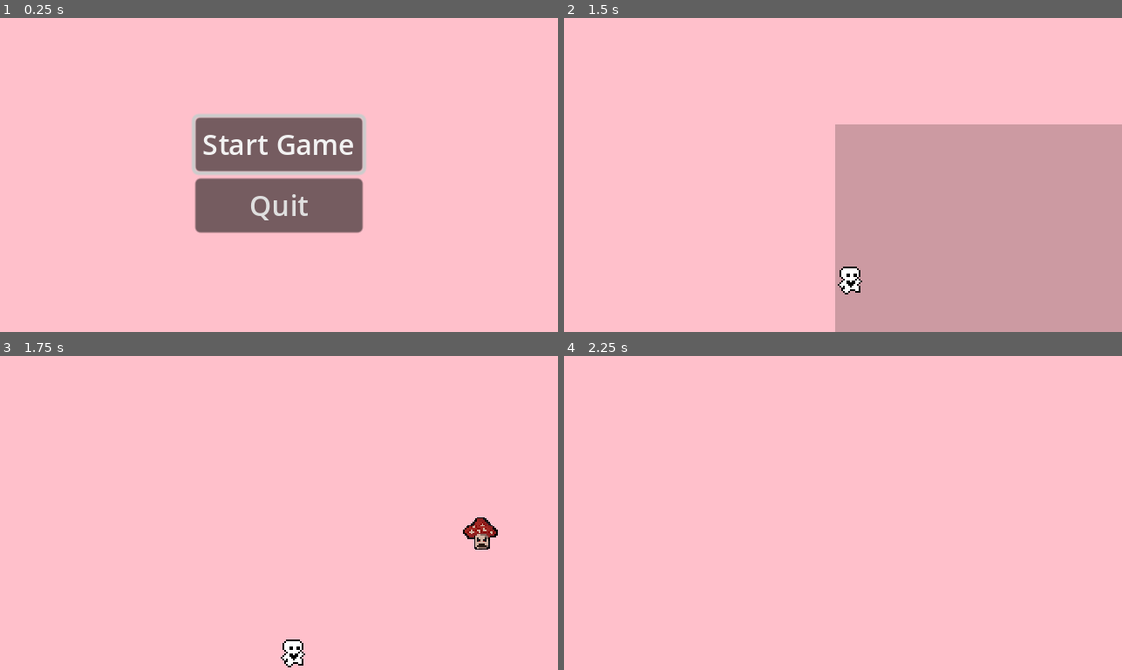
Above: before the commit, frames 1-4 (two rows, left to right).
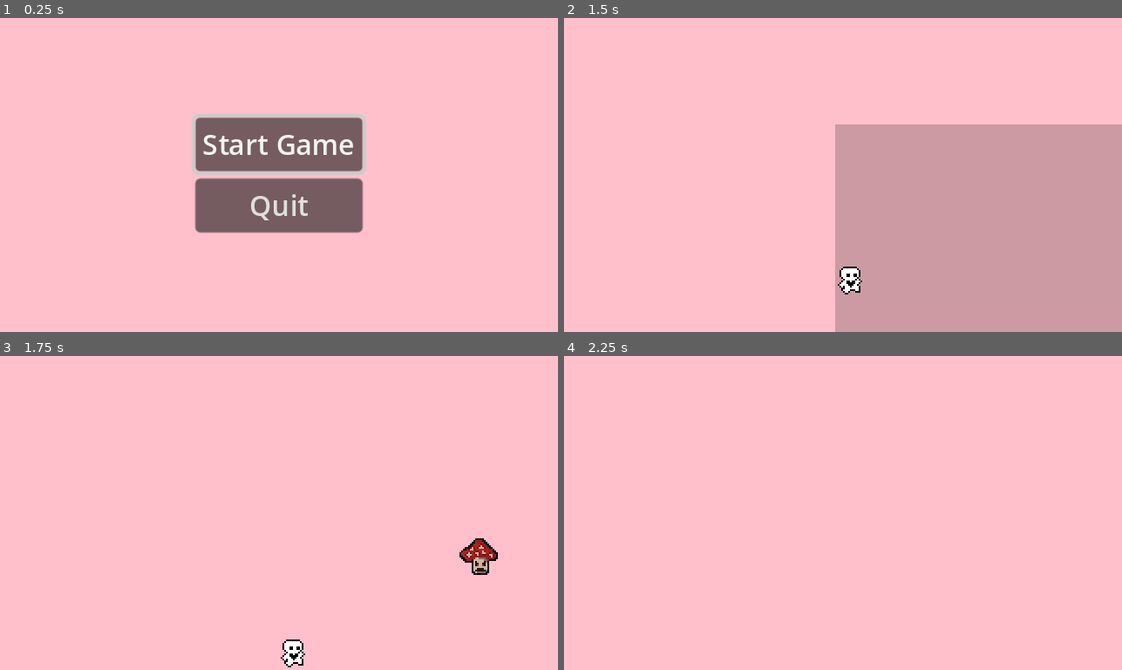
Above: after the commit, the same moments.

Repository: alwong18/AnimalExplorer
Game: Godot game, scene res://Scenes/start_menu.tscn
The game is run twice, just before and just after one commit, with the same random seed, the same clock (stepped at 60 frames per second) and the same inputs.
Inputs:
- Up to frame 1 (0.25 s): no input
- Up to frame 2 (1.5 s): click "Start Game" at 0.5 s; hold Right (move_right) from 1.28 s (still down)
- Up to frame 3 (1.75 s): keep holding Right (move_right); tap Up (move_up) at 1.52 s
- Up to frame 4 (2.25 s): keep holding Right (move_right)

Frames 1-2 are identical in both runs. In frame 3, 0.8% of the frame differs, in the area x 82-90%, y 51-70%; in frame 4, nothing differs.
Error in both runs: Invalid assignment of property or key 'flip_h' with value of type 'bool' on a base object of type 'null instance'. (res://Scripts/walking_enemy.gd:16)

Commit message:
udpate with art

Diff:
--- a/Scenes/walking_enemy.tscn
+++ b/Scenes/walking_enemy.tscn
@@ -1,40 +1,37 @@
-[gd_scene load_steps=5 format=3 uid="uid://bnkhvje43tinq"]
+[gd_scene load_steps=5 format=3 uid="uid://c3pknmu7shpnc"]
 
 [ext_resource type="Script" path="res://Scripts/walking_enemy.gd" id="1_wynd0"]
-[ext_resource type="Texture2D" uid="uid://bcep1o1pumeua" path="res://enemy.png" id="3_4ty2m"]
-[ext_resource type="PackedScene" uid="uid://b1ev4cjjft18t" path="res://Scenes/hitbox.tscn" id="3_6aoed"]
+[ext_resource type="Texture2D" path="res://enemy.png" id="2_wc42k"]
+[ext_resource type="PackedScene" path="res://Scenes/hitbox.tscn" id="3_6aoed"]
 
-[sub_resource type="RectangleShape2D" id="RectangleShape2D_dqwb8"]
-size = Vector2(55, 82)
+[sub_resource type="CapsuleShape2D" id="CapsuleShape2D_nj371"]
+radius = 56.0
+height = 112.0
 
 [node name="WalkingEnemy" type="CharacterBody2D"]
 light_mask = 2
+scale = Vector2(0.25, 0.25)
 script = ExtResource("1_wynd0")
 
 [node name="Sprite2D" type="Sprite2D" parent="."]
-position = Vector2(3, -66)
-scale = Vector2(0.9, 0.9)
-texture = ExtResource("3_4ty2m")
+texture = ExtResource("2_wc42k")
 
 [node name="CollisionShape2D" type="CollisionShape2D" parent="."]
-position = Vector2(2.5, -63)
-shape = SubResource("RectangleShape2D_dqwb8")
+shape = SubResource("CapsuleShape2D_nj371")
 
 [node name="LedgeCheckR" type="RayCast2D" parent="."]
-visible = false
-position = Vector2(23, -34)
+position = Vector2(24, 32)
 target_position = Vector2(0, 22)
 
 [node name="LedgeCheckL" type="RayCast2D" parent="."]
-visible = false
-position = Vector2(-21, -32)
+position = Vector2(-24, 36)
 target_position = Vector2(0, 20)
 
 [node name="Hitbox" parent="." instance=ExtResource("3_6aoed")]
-visible = false
+position = Vector2(-224, -8)
 collision_layer = 0
 collision_mask = 2
 
 [node name="CollisionPolygon2D" type="CollisionPolygon2D" parent="Hitbox"]
-visible = false
-polygon = PackedVector2Array(-21, -20, -21, -53, -39, -51, -43, -57, -49, -66, -53, -68, -52, -78, -42, -92, -32, -97, -26, -102, -16, -109, -12, -115, 10, -115, 16, -110, 23, -102, 28, -98, 33, -94, 37, -89, 42, -84, 43, -79, 45, -75, 46, -64, 43, -57, 25, -57, 24, -26, 20, -21)
+position = Vector2(224, 8)
+polygon = PackedVector2Array(-16, -56, 12, -56, 40, -24, 52, -12, 52, 4, 44, 12, 28, 12, 28, 52, -28, 52, -28, 16, -44, 16, -60, 0, -60, -16, -48, -32)
